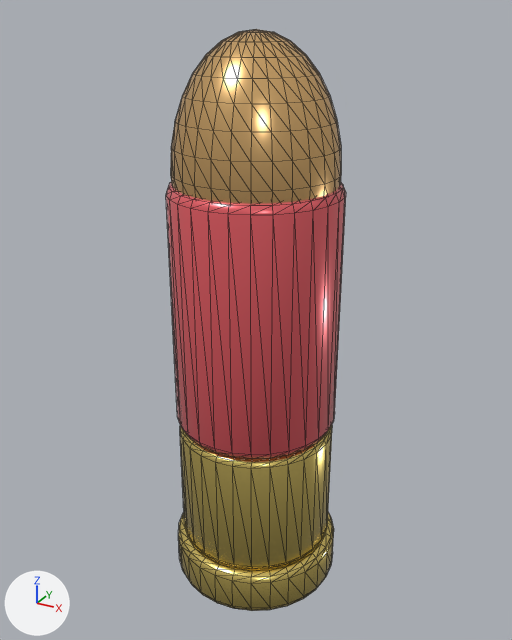
The glTF model public/models/shell_live.glb: old version first, new version second.
Both versions are drawn from a 50 mm lens placed at (0.371, -0.674, 0.352), pointed at (-0.004, 0.007, 0.011). Lighting does not change. The marker at lower left points along +X, +Y and +Z. The picture after the commit comes second. Mesh edges are drawn as thin lines.

Objects in the first picture: 'BaseCup', 'Hull', 'ProjectileTip', 'Rim'.
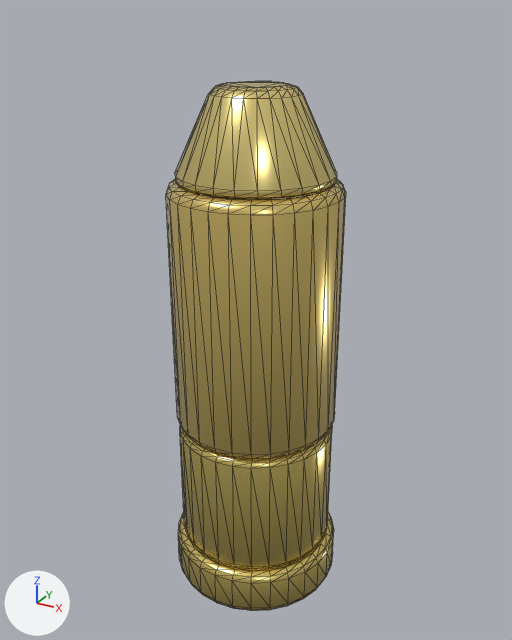
Where the change shows, as pixel boxes (x1, y1, x2, y2) in the pictures (512 x 640 px):
'Hull', recoloured, surface changed (red to yellow)
    both: (166, 181, 346, 459)
'ProjectileTip', deleted (beige)
    before: (171, 29, 341, 204)
'BlankCrimp', added (yellow)
    after: (175, 81, 337, 199)

Diff of the bpy script that builds the scene:
```diff
--- a/public/models/shell_live.glb.py
+++ b/public/models/shell_live.glb.py
@@ mat_shellhull @@
 mat_shellhull = principled_material('ShellHull')
-mat_shellhull.base_color = (0.86, 0.12, 0.14)  # red #ef6169
-mat_shellhull.metallic = 0.35
+mat_shellhull.base_color = (0.88, 0.66, 0.2)  # yellow #f1d47c
+mat_shellhull.metallic = 0.78
 mat_shellhull.roughness = 0.26
@@ mat_bullettip @@
 mat_bullettip = principled_material('BulletTip')
-mat_bullettip.base_color = (0.88, 0.54, 0.22)  # beige #f1c281
+mat_bullettip.base_color = (0.94, 0.76, 0.28)  # yellow #f8e290
 mat_bullettip.metallic = 0.86
@@ me_cone @@
+me_cone.from_pydata(...)  # 144 vertices, 284 faces; spans x -0.088..0.088, y -0.088..0.088, z -0.05..0.05
+me_cone.materials.append(mat_bullettip)  # yellow #f8e290
@@ ob_projectiletip @@
-ob_projectiletip = bpy.data.objects.new('ProjectileTip', me_sphere)
-ob_projectiletip.location = (0.0, 0.0, 0.0)
@@ ob_blankcrimp @@
+ob_blankcrimp = bpy.data.objects.new('BlankCrimp', me_cone)
+ob_blankcrimp.location = (0.0, 0.0, 0.23)
```
